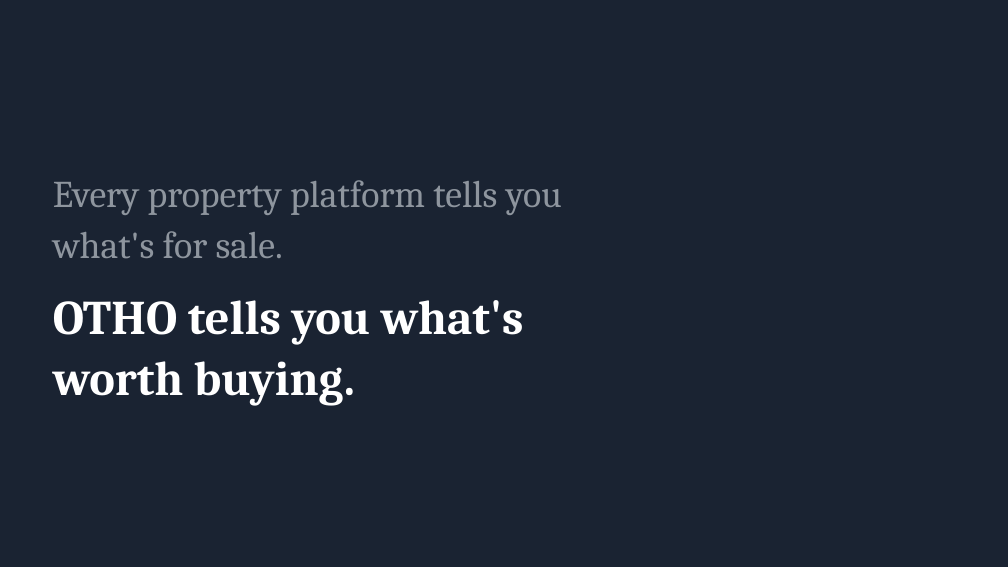
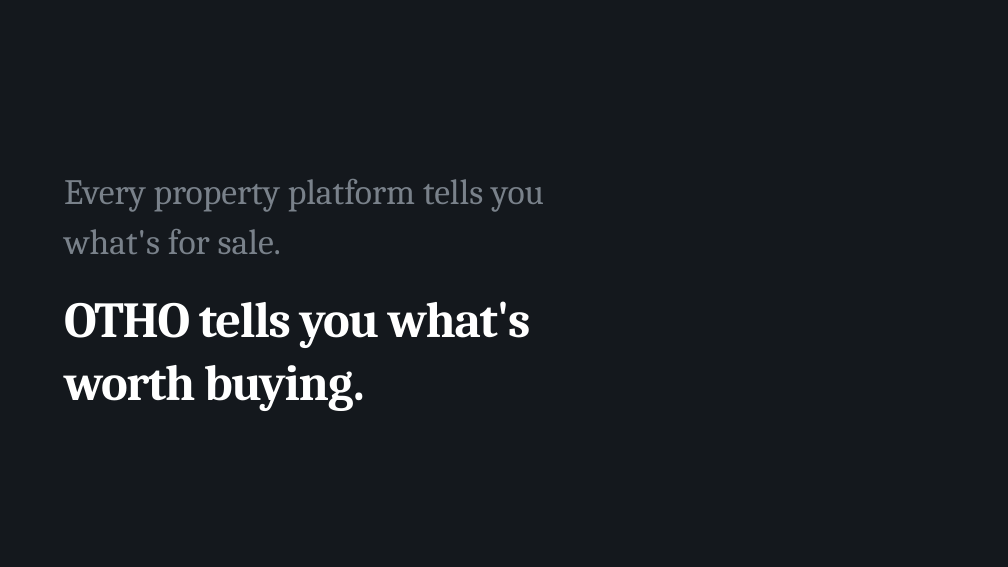
Before and after one commit to productionx-in/OTHO-REALTY, a slide deck: slide 15 of deck/Building_OTHO_ProductionX.pptx. Drawn at 1008x567 pixels with LibreOffice and Linux fonts; fonts in the diff are those of the drawing. Boxes give left, top, right and bottom in pixels: in the first picture for what was removed or moved away, otherwise in the second. Text is boxed around its words. In the diff, an @@ line names an element or a change of style, - is before the commit and + after.

```diff
--- a/deck/Building_OTHO_ProductionX.pptx
+++ b/deck/Building_OTHO_ProductionX.pptx
@@ background #1A2332 to #14181D @@
@@ text "Every property platform tells you": place and size @@
-text "Every property platform tells you" at [53,180,562,258]
+text "Every property platform tells you" at [64,179,544,254]
@@ text "Every property platform tells you" at [64,179,544,254]: size 36 to 34 pt, text colour #8E959E to #79818A @@
@@ text "OTHO tells you what's": place and size @@
-text "OTHO tells you what's" at [53,300,524,405]
+text "OTHO tells you what's" at [64,301,531,411]
@@ text "OTHO tells you what's" at [64,301,531,411]: size 46 to 48 pt, letter spacing 0 to -1.2 pt; line spacing 58pt to 60pt @@
```
Also in this commit, not shown: 32 other slides changed, 2 other files.
